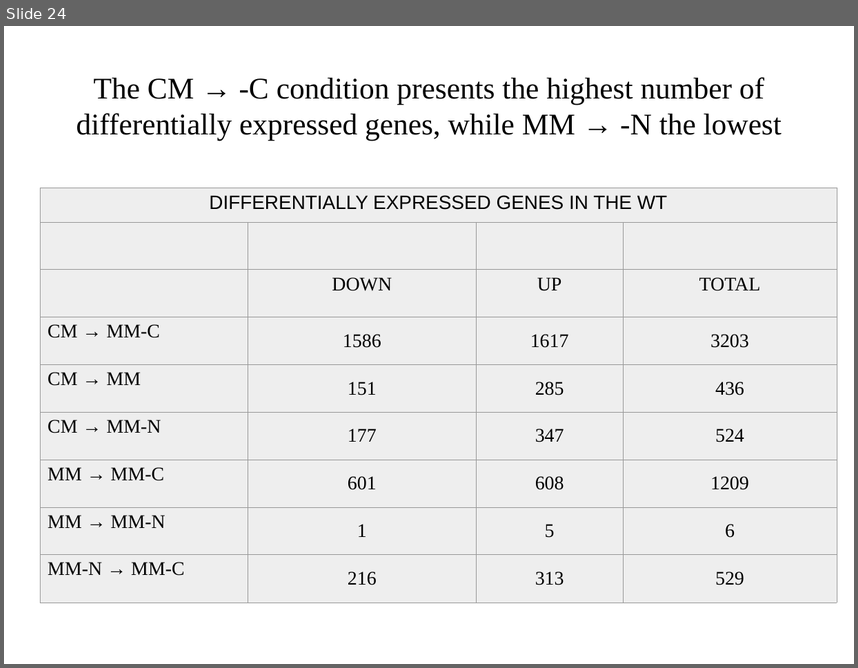
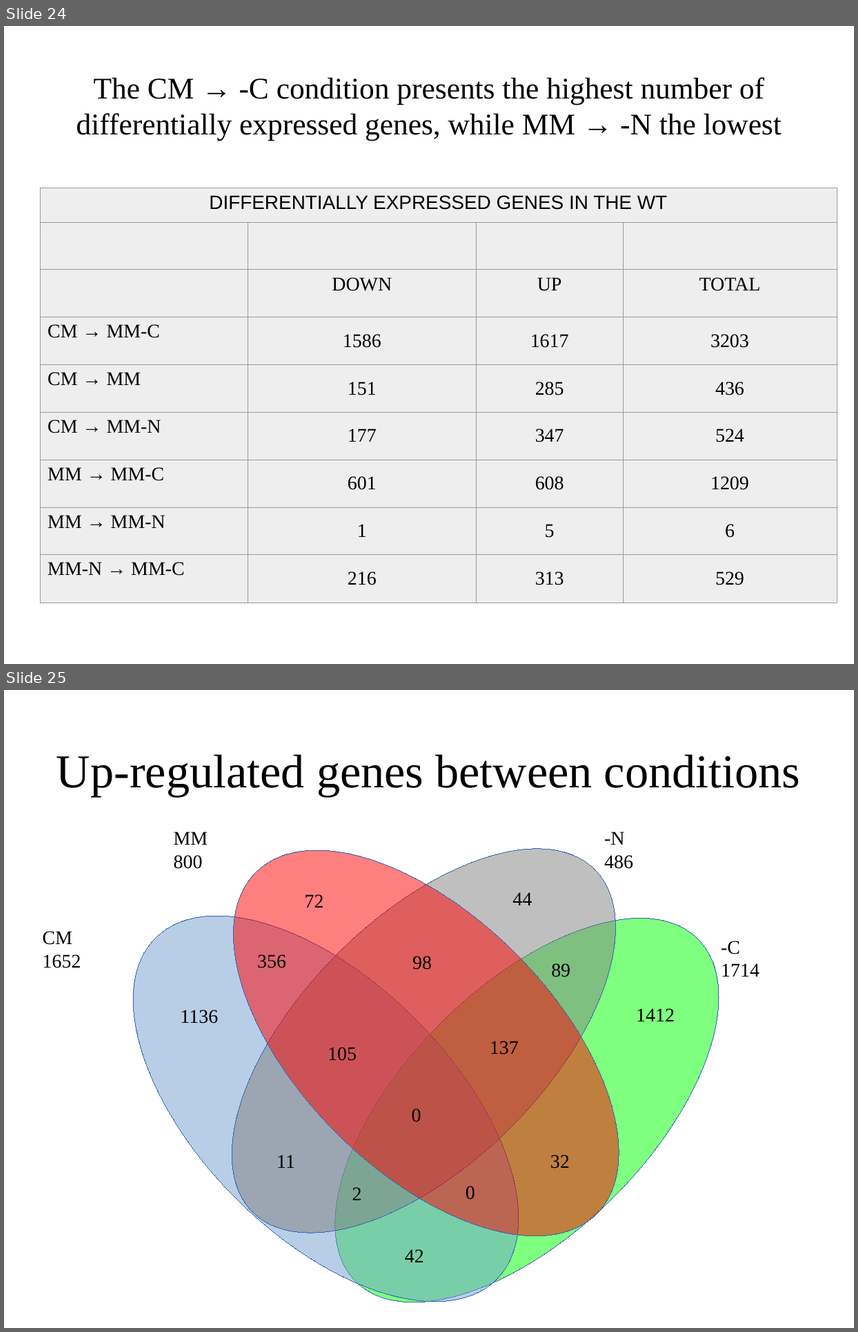
Before and after one commit to wilkinsonlab/m-oryzae-polya, a slide deck: doc/oryzae_presentation.odp. Shown one above the other, each under a label of ours: slide 24 before the commit, slides 24 and 25 after it. The pictures are 858x668 and 858x1332 pixels, drawn with LibreOffice and Linux fonts; fonts in the diff are those of the drawing; grey boxes stand for pictures. Boxes give left, top, right and bottom in pixels: in the first picture for what was removed or moved away, otherwise in the second. Text is boxed around its words. In the diff, an @@ line names an element or a change of style, - is before the commit and + after.

```diff
--- a/doc/oryzae_presentation.odp
+++ b/doc/oryzae_presentation.odp
@@ slide 25 added at (4,690,854,1328), background #FFFFFF @@
@@ title added at (56,754,800,796), 44 pt, text #000000 @@
+Up-regulated genes between conditions
@@ ellipse added at (166,782,682,1298), fill #808080 at 50% opacity, outline #3465AF 0 pt @@
@@ ellipse added at (166,782,687,1303), fill #FF0000 at 50% opacity, outline #3465AF 0 pt @@
@@ text added at (174,831,208,869), 18 pt, text #000000 @@
+MM
+800
@@ text added at (604,831,633,869), 18 pt, text #000000 @@
+-N
+486
@@ ellipse added at (66,848,587,1328), fill #729FCF at 50% opacity, outline #3465AF 0 pt @@
@@ ellipse added at (269,851,785,1328), fill #00FF00 at 50% opacity, outline #3465AF 0 pt @@
@@ text added at (305,894,324,907), 18 pt, text #000000 @@
+72
@@ text added at (513,892,532,905), 18 pt, text #000000 @@
+44
@@ text added at (43,931,81,968), 18 pt, text #000000 @@
+CM
+1652
@@ text added at (257,954,286,968), 18 pt, text #000000 @@
+356
@@ text added at (412,956,432,969), 18 pt, text #000000 @@
+98
@@ text added at (721,940,760,976), 18 pt, text #000000 @@
+-C
+1714
@@ text added at (551,963,570,977), 18 pt, text #000000 @@
+89
@@ text added at (180,1009,218,1023), 18 pt, text #000000 @@
+1136
@@ text added at (636,1008,675,1021), 18 pt, text #000000 @@
+1412
@@ text added at (490,1041,519,1054), 18 pt, text #000000 @@
+137
@@ text added at (328,1047,357,1061), 18 pt, text #000000 @@
+105
@@ text added at (412,1108,421,1122), 18 pt, text #000000 @@
+0
@@ text added at (277,1154,295,1167), 18 pt, text #000000 @@
+11
@@ text added at (550,1154,570,1168), 18 pt, text #000000 @@
+32
@@ text added at (466,1185,475,1199), 18 pt, text #000000 @@
+0
@@ text added at (352,1187,362,1200), 18 pt, text #000000 @@
+2
@@ text added at (405,1249,424,1262), 18 pt, text #000000 @@
+42
```
Also in this commit, not shown: 11 slides changed, 2 other slides added, 4 other files.
